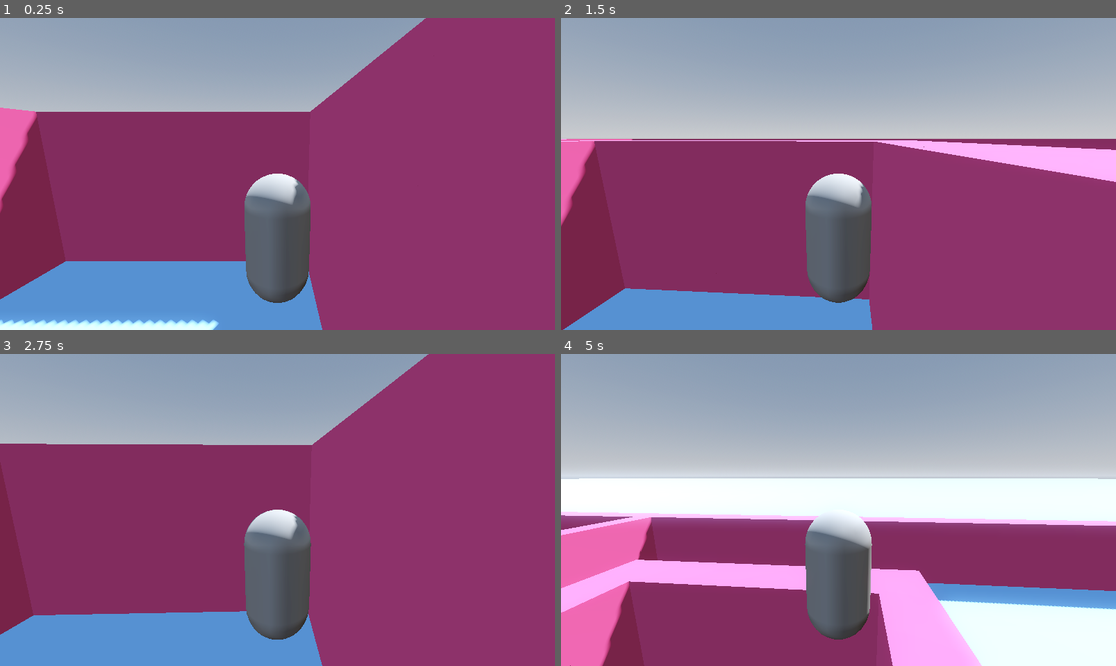
Above: before the commit, frames 1-4 (two rows, left to right).
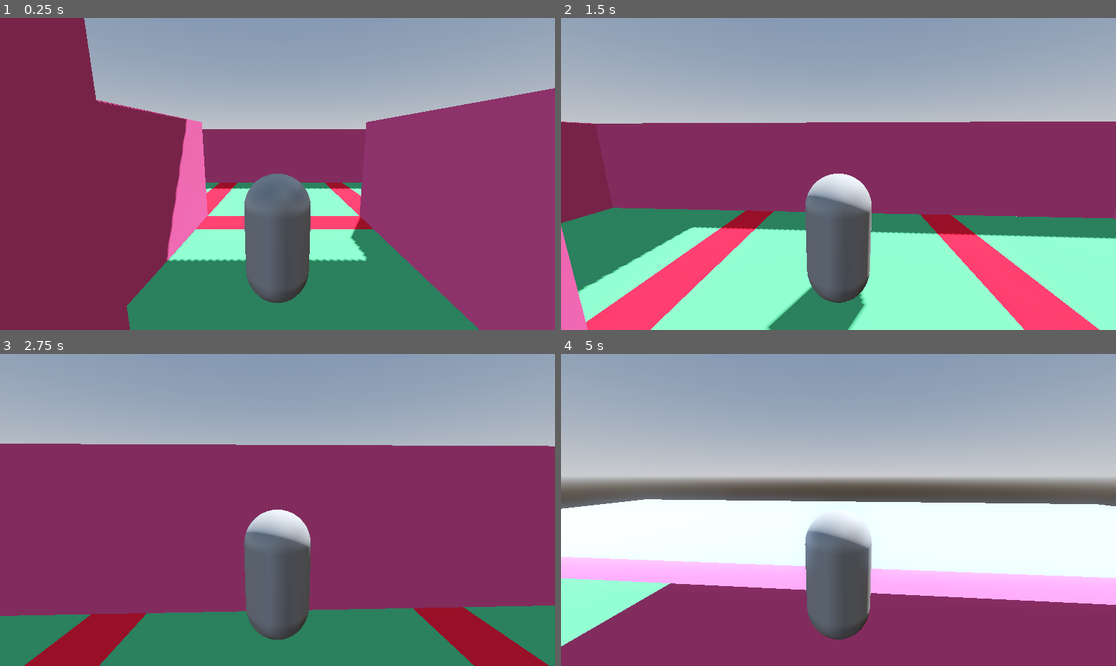
Above: after the commit, the same moments.

Repository: Ja-neh/Maze
Game: Godot game, scene res://Scenes/node_3d.tscn
Same seed, same stepped clock (60 frames per second), same inputs: the game is played once before the commit and once after it.
Inputs (mouse positions are in pixels of both pictures, inside the frame that each line leads up to):
- Up to frame 1 (0.25 s): no input
- Up to frame 2 (1.5 s): tap Enter (ui_accept) at 0.5, 0.77 s; move the mouse to (866, 174) at 0.52 s; hold W (move_forward) from 0.53 s (still down); move the mouse to (810, 174) at 1.27 s
- Up to frame 3 (2.75 s): keep holding W (move_forward); tap Enter (ui_accept) at 1.52 s; move the mouse to (288, 503) at 2.02 s
- Up to frame 4 (5 s): keep holding W (move_forward); move the mouse to (832, 516) at 2.77 s; tap Enter (ui_accept) at 3.02, 3.77, 4.52 s; move the mouse to (877, 513) at 3.52 s; move the mouse to (794, 506) at 4.27 s

The runs differ from the first frame. In frame 1, 41% of the frame differs, in the area x 0-100%, y 0-100%; in frame 2, 43%, in the area x 0-100%, y 33-100%; in frame 3, 27%; in frame 4, 38%.

Commit message:
Update to Godot 4.5 and added Floor generation

Diff:
--- a/Scenes/static_body_3d.tscn
+++ b/Scenes/big.tscn
@@ -5,9 +5,10 @@
 
 [sub_resource type="PlaneMesh" id="PlaneMesh_kfbbb"]
 material = SubResource("StandardMaterial3D_geynb")
+size = Vector2(5, 5)
 
-[sub_resource type="ConvexPolygonShape3D" id="ConvexPolygonShape3D_by7c8"]
-points = PackedVector3Array(-1, 0, -1, -1, 0, 1, 1, 0, -1, 1, 0, 1)
+[sub_resource type="ConvexPolygonShape3D" id="ConvexPolygonShape3D_8wf2i"]
+points = PackedVector3Array(-2.5, 0, -2.5, -2.5, 0, 2.5, 2.5, 0, -2.5, 2.5, 0, 2.5)
 
 [node name="StaticBody3D" type="StaticBody3D"]
 
@@ -15,4 +16,4 @@
 mesh = SubResource("PlaneMesh_kfbbb")
 
 [node name="CollisionShape3D" type="CollisionShape3D" parent="."]
-shape = SubResource("ConvexPolygonShape3D_by7c8")
+shape = SubResource("ConvexPolygonShape3D_8wf2i")
--- a/Scenes/node_3d.tscn
+++ b/Scenes/node_3d.tscn
@@ -1,9 +1,10 @@
-[gd_scene load_steps=9 format=3 uid="uid://cr2eucx1tok8j"]
+[gd_scene load_steps=10 format=3 uid="uid://cr2eucx1tok8j"]
 
 [ext_resource type="Script" uid="uid://cydxgaj3bfgx6" path="res://Scripts/node_3d.gd" id="1_7q7q3"]
 [ext_resource type="PackedScene" uid="uid://by1c53yb2eg5r" path="res://Scenes/player.tscn" id="3_okq71"]
 [ext_resource type="PackedScene" uid="uid://dqw0dtg6duixs" path="res://Scenes/block2.tscn" id="3_wosnj"]
-[ext_resource type="PackedScene" uid="uid://befbutvtxslx7" path="res://Scenes/static_body_3d.tscn" id="4_wosnj"]
+[ext_resource type="PackedScene" uid="uid://befbutvtxslx7" path="res://Scenes/big.tscn" id="4_wosnj"]
+[ext_resource type="PackedScene" uid="uid://bfxel0sctfnvx" path="res://Scenes/small.tscn" id="5_t3l2h"]
 
 [sub_resource type="ProceduralSkyMaterial" id="ProceduralSkyMaterial_bi5fs"]
 sky_horizon_color = Color(0.662243, 0.671743, 0.686743, 1)
@@ -32,18 +33,30 @@
 environment = SubResource("Environment_wosnj")
 
 [node name="CSGBox3D" type="CSGBox3D" parent="."]
-transform = Transform3D(922.288, 0, 0, 0, 1.00444, 0, 0, 0, 818.908, 0, 0, 0)
+transform = Transform3D(922.288, 0, 0, 0, 1.00444, 0, 0, 0, 818.908, 0, -47.75045, 0)
 use_collision = true
 material = SubResource("StandardMaterial3D_vkdvt")
 
 [node name="StaticBody3D2" parent="." instance=ExtResource("3_wosnj")]
-transform = Transform3D(1, 0, 0, 0, 1, 0, 0, 0, 1, 61.4863, 1.50219, -1.24619)
+transform = Transform3D(1, 0, 0, 0, 1, 0, 0, 0, 1, 28.083836, 2, -1.7959452)
 
 [node name="Node3D" parent="." instance=ExtResource("3_okq71")]
-transform = Transform3D(1, 0, 0, 0, 1, 0, 0, 0, 1, 31.9013, 1.50222, 10.3908)
+transform = Transform3D(1, 0, 0, 0, 1, 0, 0, 0, 1, 11.800047, 1.50222, 11.898086)
 
 [node name="Camera3D" type="Camera3D" parent="."]
 transform = Transform3D(0.00654946, -0.816511, 0.577293, -0.013949, 0.577175, 0.816501, -0.999881, -0.0134003, -0.00760931, 80.1176, 91.9327, 64.3358)
 
 [node name="StaticBody3D" parent="." instance=ExtResource("4_wosnj")]
-transform = Transform3D(1, 0, 0, 0, 1, 0, 0, 0, 1, 58.3852, 0.937865, -1.48962)
+transform = Transform3D(1, 0, 0, 0, 1, 0, 0, 0, 1, 6, 3, 6)
+
+[node name="StaticBody3D3" parent="." instance=ExtResource("4_wosnj")]
+transform = Transform3D(1, 0, 0, 0, 1, 0, 0, 0, 1, 12, 3, 12)
+
+[node name="StaticBody3D4" parent="." instance=ExtResource("4_wosnj")]
+transform = Transform3D(1, 0, 0, 0, 1, 0, 0, 0, 1, 6, 3, 12)
+
+[node name="StaticBody3D5" parent="." instance=ExtResource("5_t3l2h")]
+transform = Transform3D(-4.371139e-08, 0, -1, 0, 1, 0, 1, 0, -4.371139e-08, 6, 3, 9)
+
+[node name="StaticBody3D6" parent="." instance=ExtResource("4_wosnj")]
+transform = Transform3D(1, 0, 0, 0, 1, 0, 0, 0, 1, 18, 3, 12)
--- /dev/null
+++ b/Scenes/small.tscn
@@ -0,0 +1,19 @@
+[gd_scene load_steps=4 format=3 uid="uid://bfxel0sctfnvx"]
+
+[sub_resource type="StandardMaterial3D" id="StandardMaterial3D_rh7wk"]
+albedo_color = Color(0.88235295, 0.06666667, 0.17254902, 1)
+
+[sub_resource type="PlaneMesh" id="PlaneMesh_3wdy0"]
+material = SubResource("StandardMaterial3D_rh7wk")
+size = Vector2(1, 5)
+
+[sub_resource type="ConvexPolygonShape3D" id="ConvexPolygonShape3D_hya64"]
+points = PackedVector3Array(0.5, 0, 2.5, -0.5, 0, 2.5, 0.5, 0, -2.5, -0.5, 0, -2.5)
+
+[node name="StaticBody3D" type="StaticBody3D"]
+
+[node name="MeshInstance3D" type="MeshInstance3D" parent="."]
+mesh = SubResource("PlaneMesh_3wdy0")
+
+[node name="CollisionShape3D" type="CollisionShape3D" parent="."]
+shape = SubResource("ConvexPolygonShape3D_hya64")
--- a/Scripts/node_3d.gd
+++ b/Scripts/node_3d.gd
@@ -1,22 +1,24 @@
 extends Node3D
 
 @export var wall_scene = preload("res://Scenes/block2.tscn")
+@export var floor_scene = preload("res://Scenes/big.tscn")
+@export var floor_gap_scene = preload("res://Scenes/small.tscn")
 
 const CELL_SIZE := 3  # instead of 1 unit per block
 
 var RB : RecursiveBacktracker
+var columns: int
+var rows: int
 var maze : Array
 
 # Called when the node enters the scene tree for the first time.
 func _ready() -> void:
-	RB = RecursiveBacktracker.new(30, 30)
+	rows = 30
+	columns = 30
+	RB = RecursiveBacktracker.new(rows, columns)
 	maze = RB.generate()
 	draw_maze()
-
-
-# Called every frame. 'delta' is the elapsed time since the previous frame.
-func _process(delta: float) -> void:
-	pass
+	draw_floor()
 
 
 func draw_maze():
@@ -25,7 +27,7 @@
 		for r in maze[c].size():
 			if maze[c][r] == RecursiveBacktracker.WALL:
 				wall = wall_scene.instantiate()
-				wall.position = Vector3(r * CELL_SIZE, 2, c * CELL_SIZE)	# y=1 because block is 2m high
+				wall.position = Vector3(r * CELL_SIZE, 1.5, c * CELL_SIZE)	# y=1 because block is 2m high
 				add_child(wall)
 
 				var block = Block.new(c, r)
@@ -52,11 +54,33 @@
 			var fill_row1 = current_block_row + 2*neighbour_row
 
 			wall = wall_scene.instantiate()
-			wall.position = Vector3(fill_row, 2, fill_column)
+			wall.position = Vector3(fill_row, 1.5, fill_column)
 			add_child(wall)
 			wall = wall_scene.instantiate()
-			wall.position = Vector3(fill_row1, 2, fill_column1)
+			wall.position = Vector3(fill_row1, 1.5, fill_column1)
 			add_child(wall)
 
 			if(neighbour.visitable_neighbours).has(current_block):
 				(neighbour.visitable_neighbours).erase(current_block)
+
+
+func draw_floor():
+	var floor_space
+	var c_limit = columns/2
+	var r_limit = rows/2
+	for c in range(1, c_limit):
+		for r in range(1, r_limit):
+			floor_space = floor_scene.instantiate()
+			floor_space.position = Vector3(6 * r, 0, 6 * c)
+			add_child(floor_space)
+
+	for c in range(1, c_limit):
+		for r in range(1, r_limit):
+			floor_space = floor_gap_scene.instantiate()
+			floor_space.position = Vector3(9 + 6 * (r - 1), 0, 6 * c)
+			add_child(floor_space)
+
+			floor_space = floor_gap_scene.instantiate()
+			floor_space.rotation = Vector3(0, - PI/2, 0)
+			floor_space.position = Vector3(6 * r, 0, 9 + 6 * (c - 1))
+			add_child(floor_space)
--- a/project.godot
+++ b/project.godot
@@ -12,7 +12,7 @@
 
 config/name="Maze"
 run/main_scene="uid://cr2eucx1tok8j"
-config/features=PackedStringArray("4.4", "Forward Plus")
+config/features=PackedStringArray("4.5", "Forward Plus")
 config/icon="res://icon.svg"
 
 [input]
Renamed: Block.gd -> Scripts/Block.gd
Renamed: Block.gd.uid -> Scripts/Block.gd.uid
